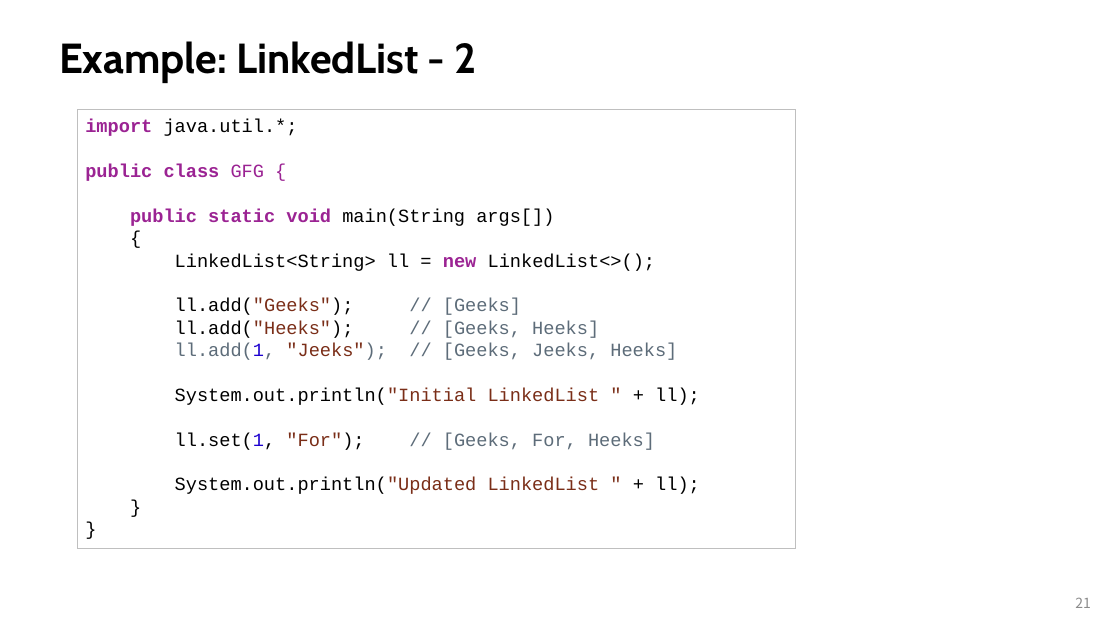
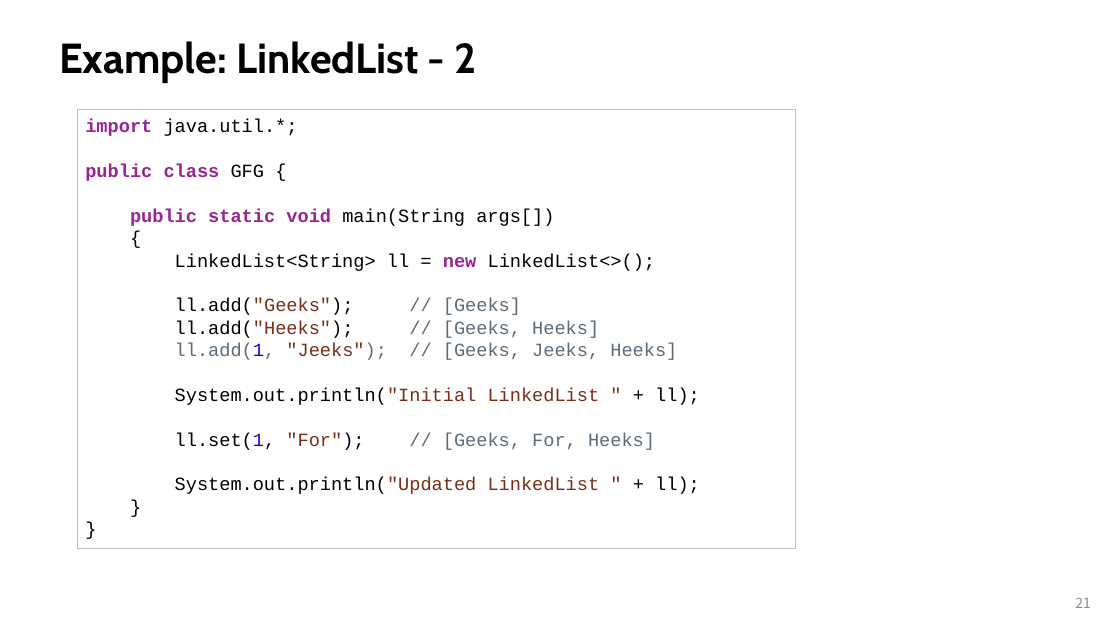
Before and after one commit to iklee99/JavaClass, a slide deck: slide 21 of slides/10_Collections.pptx. Drawn at 1120x630 pixels with LibreOffice and Linux fonts; fonts in the diff are those of the drawing. Boxes give left, top, right and bottom in pixels: in the first picture for what was removed or moved away, otherwise in the second. Text is boxed around its words. In the diff, an @@ line names an element or a change of style, - is before the commit and + after.

```diff
--- a/slides/10_Collections.pptx
+++ b/slides/10_Collections.pptx
@@ text in rectangle at <box>85,164,264,181</box>: text colour #9B2393 to #000000 in "GFG {" @@
```
Also in this commit, not shown: 2 other slides changed, 14 other files.
